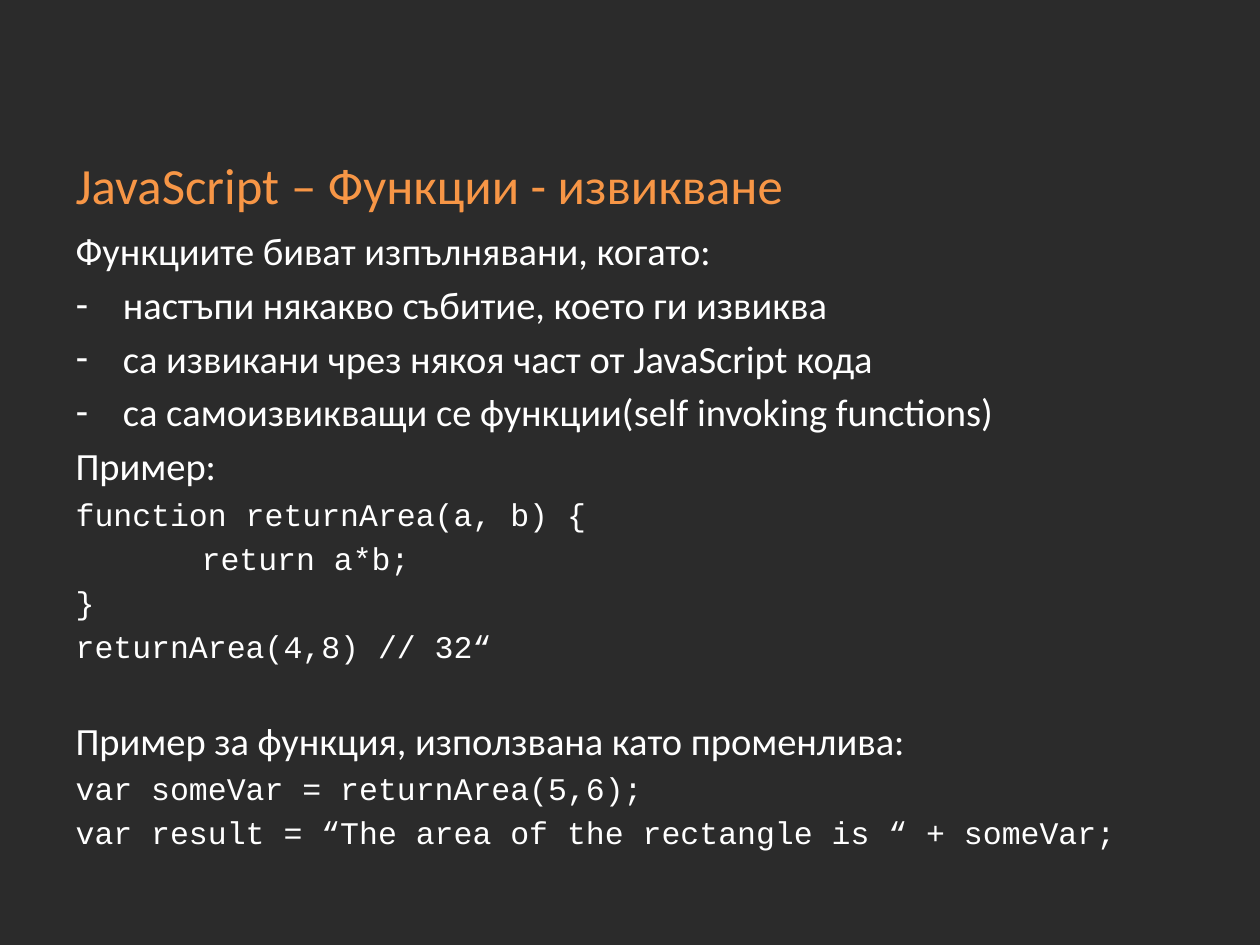
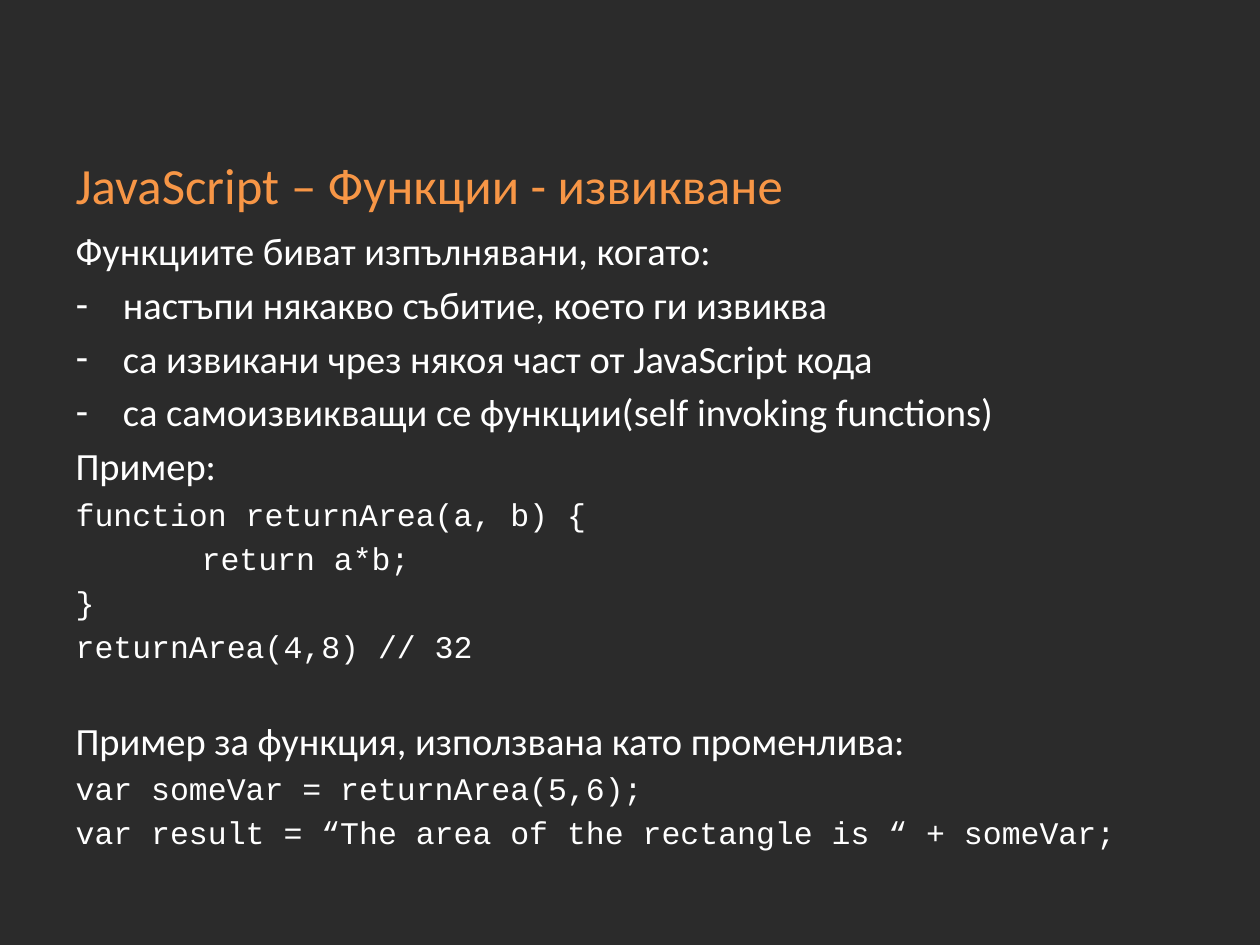
Before and after one commit to Academy-Soft-Intellect/Front-End-Course, a slide deck: slide 58 of 10-JavaScript-Basics.pptx. Drawn at 1260x945 pixels with LibreOffice and Linux fonts; fonts in the diff are those of the drawing; background and template pictures are left out; a plain dark background stands for a picture behind light text. Boxes give left, top, right and bottom in pixels: in the first picture for what was removed or moved away, otherwise in the second. Text is boxed around its words. In the diff, an @@ line names an element or a change of style, - is before the commit and + after.

```diff
--- a/10-JavaScript-Basics.pptx
+++ b/10-JavaScript-Basics.pptx
@@ text at (76, 635, 473, 665): text changed @@
-returnArea(4,8) // 32“
+returnArea(4,8) // 32
```
Also in this commit, not shown: 6 other slides changed.
